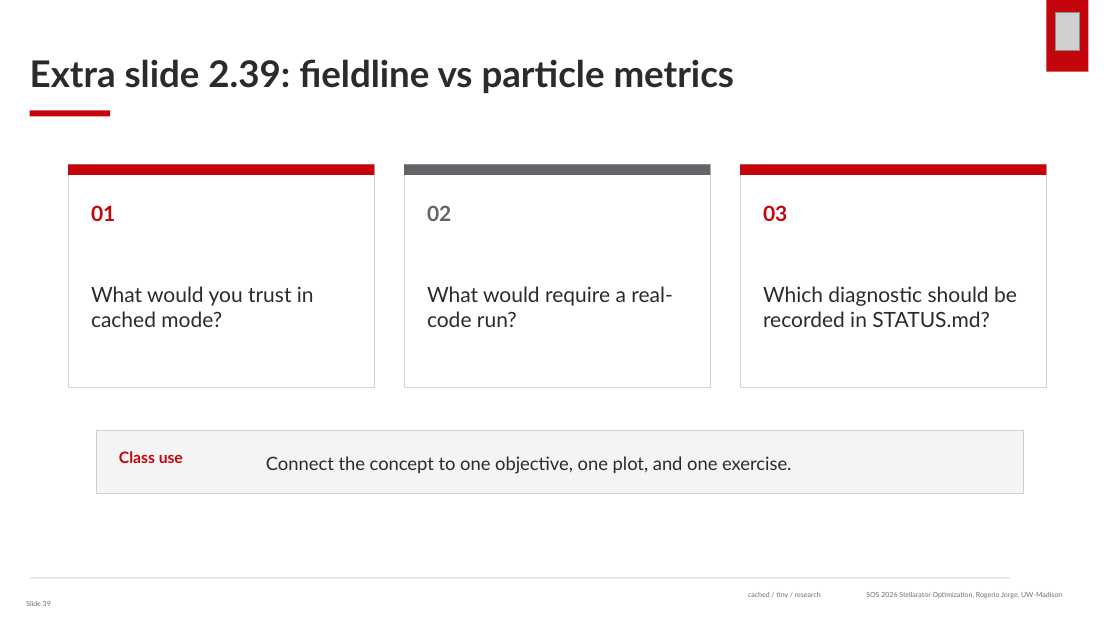
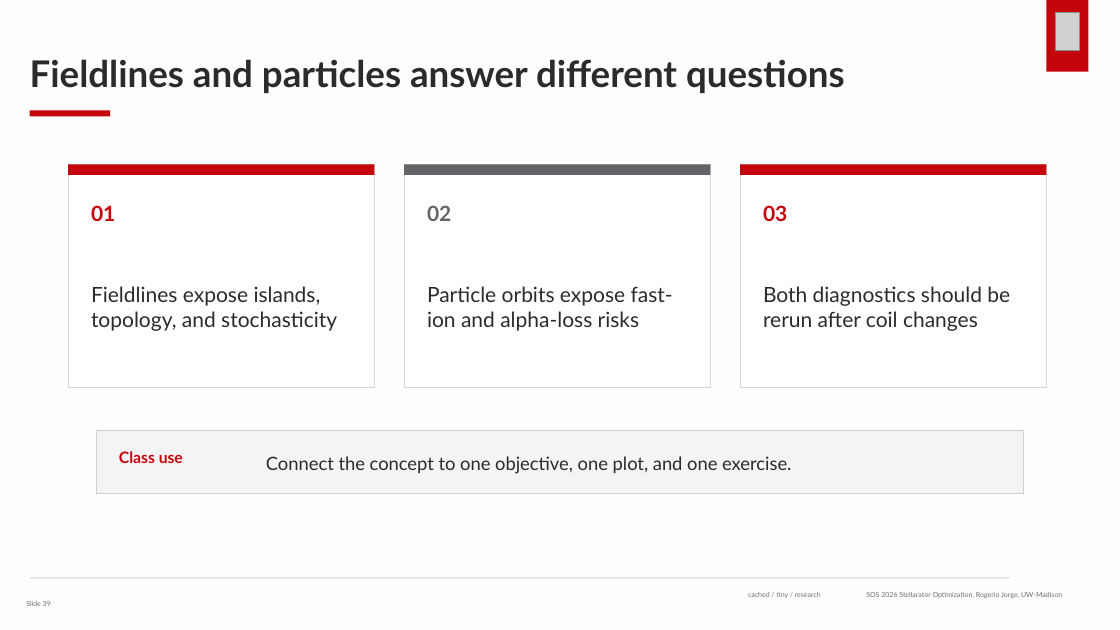
Before and after one commit to rogeriojorge/sos2026-rjorge-stellarator-optimization, a slide deck: slide 39 of slides/pptx/lecture_2_coils_single_stage.pptx. Drawn at 1120x630 pixels with LibreOffice and Linux fonts; fonts in the diff are those of the drawing; grey boxes stand for pictures. Boxes give left, top, right and bottom in pixels: in the first picture for what was removed or moved away, otherwise in the second. Text is boxed around its words. In the diff, an @@ line names an element or a change of style, - is before the commit and + after.

```diff
--- a/slides/pptx/lecture_2_coils_single_stage.pptx
+++ b/slides/pptx/lecture_2_coils_single_stage.pptx
@@ rectangle added at (0,0,1120,630), fill #FEFEFE @@
@@ text at (30,59,845,93): text changed @@
-Extra slide 2.39: fieldline vs particle metrics
+Fieldlines and particles answer different questions
@@ text at (91,286,337,331): text changed @@
-What would you trust in cached mode?
+Fieldlines expose islands, topology, and stochasticity
@@ text at (427,286,673,331): text changed @@
-What would require a real-code run?
+Particle orbits expose fast-ion and alpha-loss risks
@@ text at (763,286,1010,331): text changed @@
-Which diagnostic should be recorded in STATUS.md?
+Both diagnostics should be rerun after coil changes
```
Also in this commit, not shown: 32 other slides changed, 5 slides added, 5 slides removed, 38 other files.
